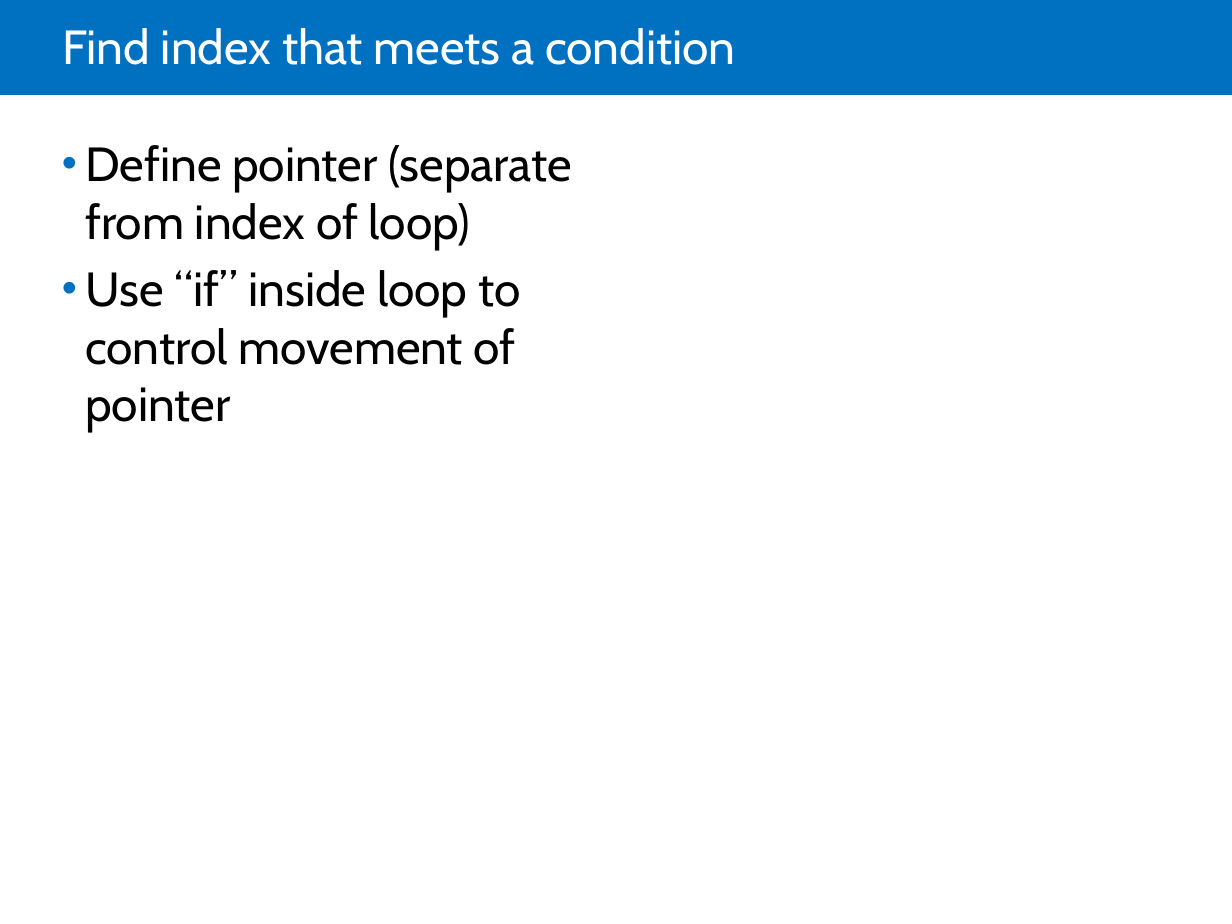
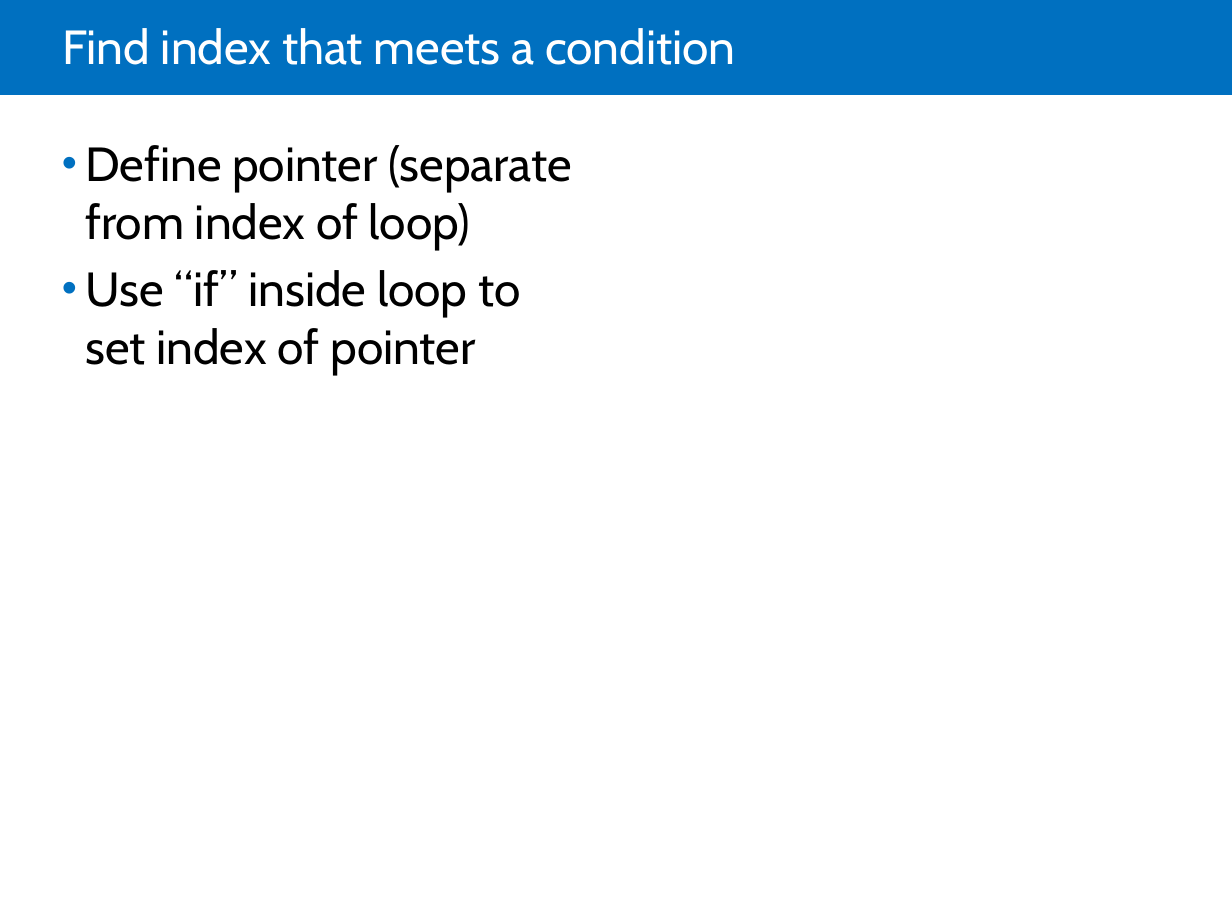
Before and after one commit to jdevr1es/DotnetSlides, a slide deck: slide 14 of DSA Study Guide.pptx. Drawn at 1232x924 pixels with LibreOffice and Linux fonts; fonts in the diff are those of the drawing. Boxes give left, top, right and bottom in pixels: in the first picture for what was removed or moved away, otherwise in the second. Text is boxed around its words. In the diff, an @@ line names an element or a change of style, - is before the commit and + after.

```diff
--- a/DSA Study Guide.pptx
+++ b/DSA Study Guide.pptx
@@ text at box(85, 270, 520, 375): text changed @@
-• Use “if” inside loop to control movement of pointer
+• Use “if” inside loop to set index of pointer
```
Also in this commit, not shown: 5 other slides changed, 8 slides added, 1 slide removed.
